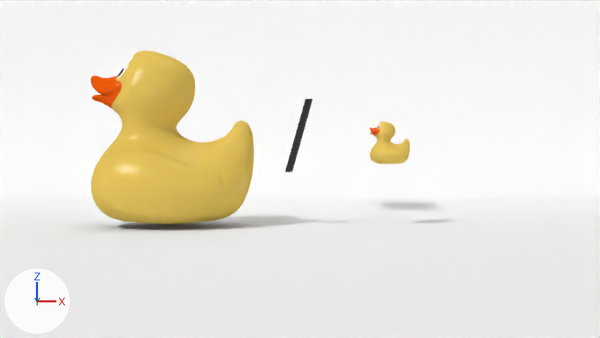
The Blender file content/blog/algorithm-permutations/jarednielsen-algorithm-permutations.blend as it was, and as the next commit left it.
Both versions are drawn from the file's camera 'Camera'. Arrows for +X, +Y and +Z are at lower left; the lights stay in place. Text is drawn in Blender's own font.

In view in the first picture: 'Plane', 'Rubber Duck Eyes', 'Rubber Duck Eyes.001', 'Text'.
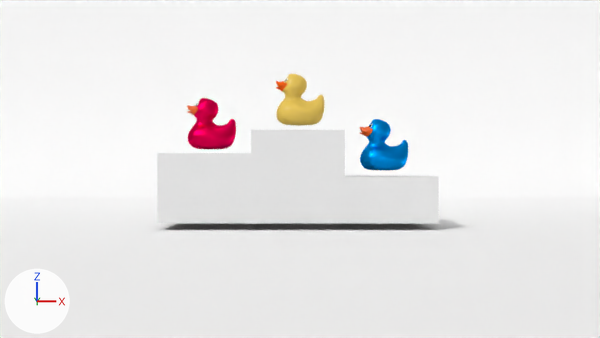
The change, as a diff of the scene's bpy script:
```diff
--- a/content/blog/algorithm-permutations/jarednielsen-algorithm-permutations.blend.py
+++ b/content/blog/algorithm-permutations/jarednielsen-algorithm-permutations.blend.py
@@ mat_blue @@
+mat_blue = bpy.data.materials.new('blue')
+mat_blue.use_nodes = True; mat_blue.node_tree.nodes.clear()
+_N = mat_blue.node_tree.nodes; _L = mat_blue.node_tree.links
+n0 = _N.new('ShaderNodeOutputMaterial'); n0.name = 'Material Output'
+n1 = _N.new('ShaderNodeBsdfAnisotropic'); n1.name = 'Glossy BSDF'
+n1.distribution = 'GGX'
+n1.inputs[0].default_value = (0.0, 0.275, 0.8, 1.0)  # 'Color', blue #008fe7
+n1.inputs[1].default_value = 0.447  # 'Roughness'
+_L.new(n1.outputs[0], n0.inputs[0])  # 'BSDF' to 'Surface'
@@ mat_rubber_duck_eye_001 @@
+mat_rubber_duck_eye_001 = bpy.data.materials.new('Rubber Duck Eye.001')
+# uses the picture img_rubber_duck_eye_001
@@ mat_red @@
+mat_red = bpy.data.materials.new('red')
+mat_red.use_nodes = True; mat_red.node_tree.nodes.clear()
+_N = mat_red.node_tree.nodes; _L = mat_red.node_tree.links
+n0 = _N.new('ShaderNodeOutputMaterial'); n0.name = 'Material Output'
+n1 = _N.new('ShaderNodeBsdfAnisotropic'); n1.name = 'Glossy BSDF'
+n1.distribution = 'GGX'
+n1.inputs[0].default_value = (0.8, 0.0, 0.0758, 1.0)  # 'Color', pink #e7004e
+n1.inputs[1].default_value = 0.447  # 'Roughness'
+_L.new(n1.outputs[0], n0.inputs[0])  # 'BSDF' to 'Surface'
@@ me_circle @@
 me_circle.from_pydata(...)  # 366 vertices, 354 faces; spans x -1.2..1.38, y -1.87..1.7, z -0.87..2.72
 # used by ob_rubber_duck_eyes; location = (3.08, 0.06, -0.07); rotation_euler = (-0.0873, 0.0, -1.571), in degrees (-5, 0, -90); scale = (1.09, 1.09, 1.09)
+# me_circle part 1: all 22 faces that had it switch from mat_rubber_duck_eye to mat_rubber_duck_eye_001
+# me_circle part 2: 236 of the faces centred in x -1.13..1.31, y -1.57..1.64, z -0.86..2.68 switch from mat_rubber_duck_material to mat_blue
+# me_circle part 3: 96 of the faces centred in x -0.53..0.72, y -1.84..-1.03, z 1.43..2.16 switch from mat_rubber_duck_material to mat_material_003 (orange #e75b03)
@@ ob_rubber_duck_eyes @@
 ob_rubber_duck_eyes = bpy.data.objects.new('Rubber Duck Eyes', me_circle)
-ob_rubber_duck_eyes.location = (3.08, 0.06, -0.07)
+ob_rubber_duck_eyes.location = (7.91, 0.06, 0.49)
 ob_rubber_duck_eyes.rotation_euler = (-0.0873, 0.0, -1.571)  # degrees (-5, 0, -90)
-ob_rubber_duck_eyes.scale = (1.09, 1.09, 1.09)
+ob_rubber_duck_eyes.scale = (0.329, 0.329, 0.329)
 _m = ob_rubber_duck_eyes.modifiers.new('Subsurf', 'SUBSURF')
@@ ob_rubber_duck_eyes_001 @@
 ob_rubber_duck_eyes_001 = bpy.data.objects.new('Rubber Duck Eyes.001', me_circle_001)
-ob_rubber_duck_eyes_001.location = (8.05, 0.06, 0.59)
+ob_rubber_duck_eyes_001.location = (5.99, 0.06, 1.52)
 ob_rubber_duck_eyes_001.rotation_euler = (-0.0873, 0.0, -1.571)  # degrees (-5, 0, -90)
-ob_rubber_duck_eyes_001.scale = (0.273, 0.273, 0.273)
+ob_rubber_duck_eyes_001.scale = (0.33, 0.33, 0.33)
 _m = ob_rubber_duck_eyes_001.modifiers.new('Subsurf', 'SUBSURF')
@@ ob_text @@
-ob_text = bpy.data.objects.new('Text', txt_text)
@@ ob_duck_red @@
+ob_duck_red = bpy.data.objects.new('duck.red', me_circle_004)  # 366 vertices, 354 faces; spans x -1.2..1.38, y -1.87..1.7, z -0.87..2.72; in mat_material_003 (orange #e75b03); modifiers SUBSURF
+ob_duck_red.location = (3.97, 0.06, 0.97)
+ob_duck_red.rotation_euler = (-0.0873, 0.0, -1.571)  # degrees (-5, 0, -90)
+ob_duck_red.scale = (0.329, 0.329, 0.329)
@@ ob_cube @@
+ob_cube = bpy.data.objects.new('Cube', me_cube)  # 28 vertices, 26 faces; spans x -1.0..5.0, y -1.0..1.0, z -1.0..3.0; in mat_material_004 (white #e7e7e7)
+ob_cube.location = (3.96, 0.0, -0.41)
+ob_cube.scale = (1.0, 1.0, 0.5)
```

Changed parts and their boxes [x1, y1, x2, y2] in the pictures (600 x 338 px):
'Rubber Duck Eyes', recoloured, moved, rescaled (70% narrower, 70% shorter): before [91, 51, 254, 224]; after [360, 119, 408, 170]
'Cube', added: after [157, 130, 439, 223]
'Rubber Duck Eyes.001', moved, rescaled (20% wider, 20% taller): before [370, 121, 410, 164]; after [276, 74, 324, 126]
'duck.red', added: after [187, 98, 236, 149]
    faces in mat_red: [188, 98, 236, 149]
'Text', deleted: before [285, 99, 313, 172]
part 1 of me_circle, recoloured: before [117, 64, 128, 78]
part 2 of me_circle, recoloured: before [91, 51, 254, 224]; after [360, 119, 408, 170]
part 3 of me_circle, recoloured: before [91, 76, 124, 109]; after [360, 126, 373, 137]
